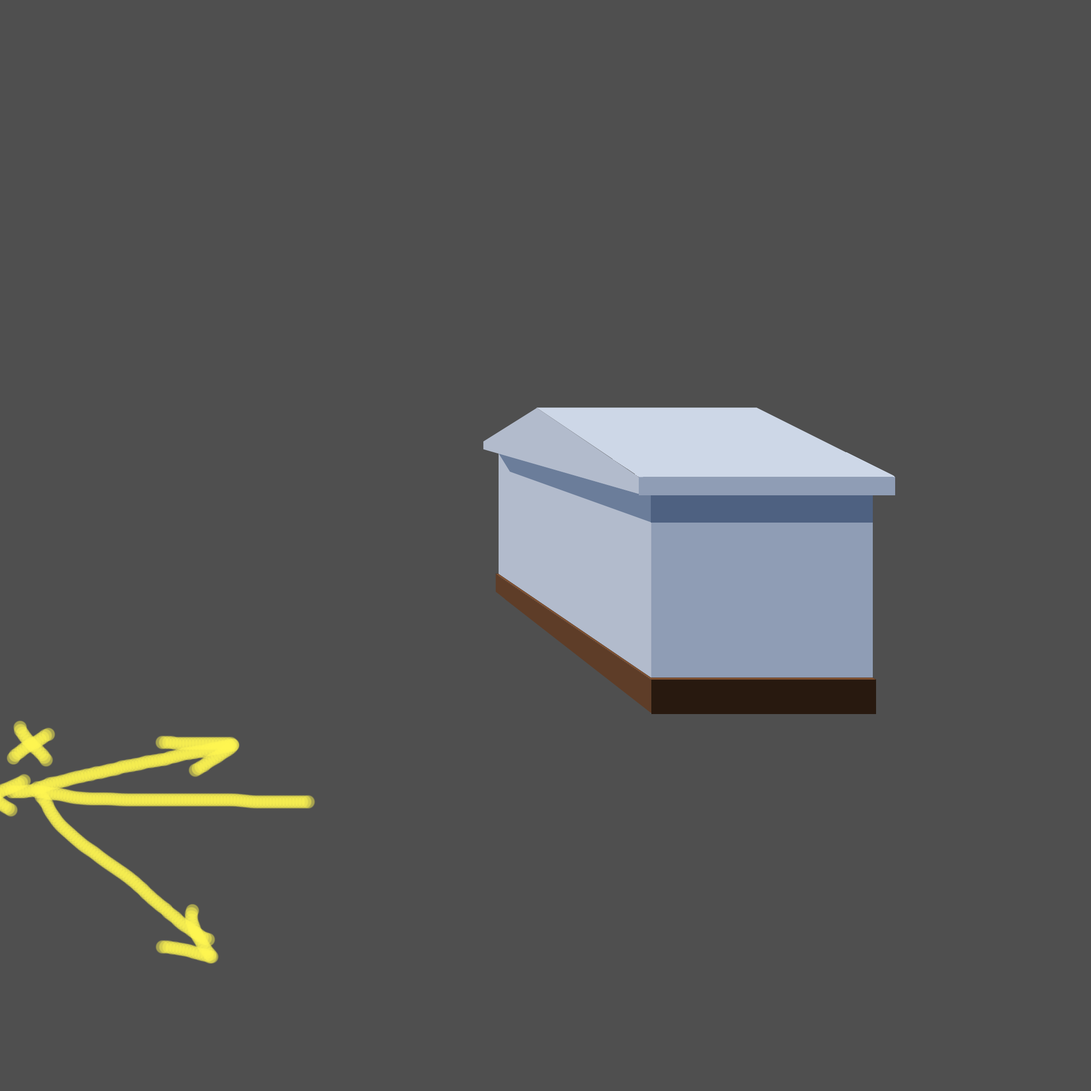
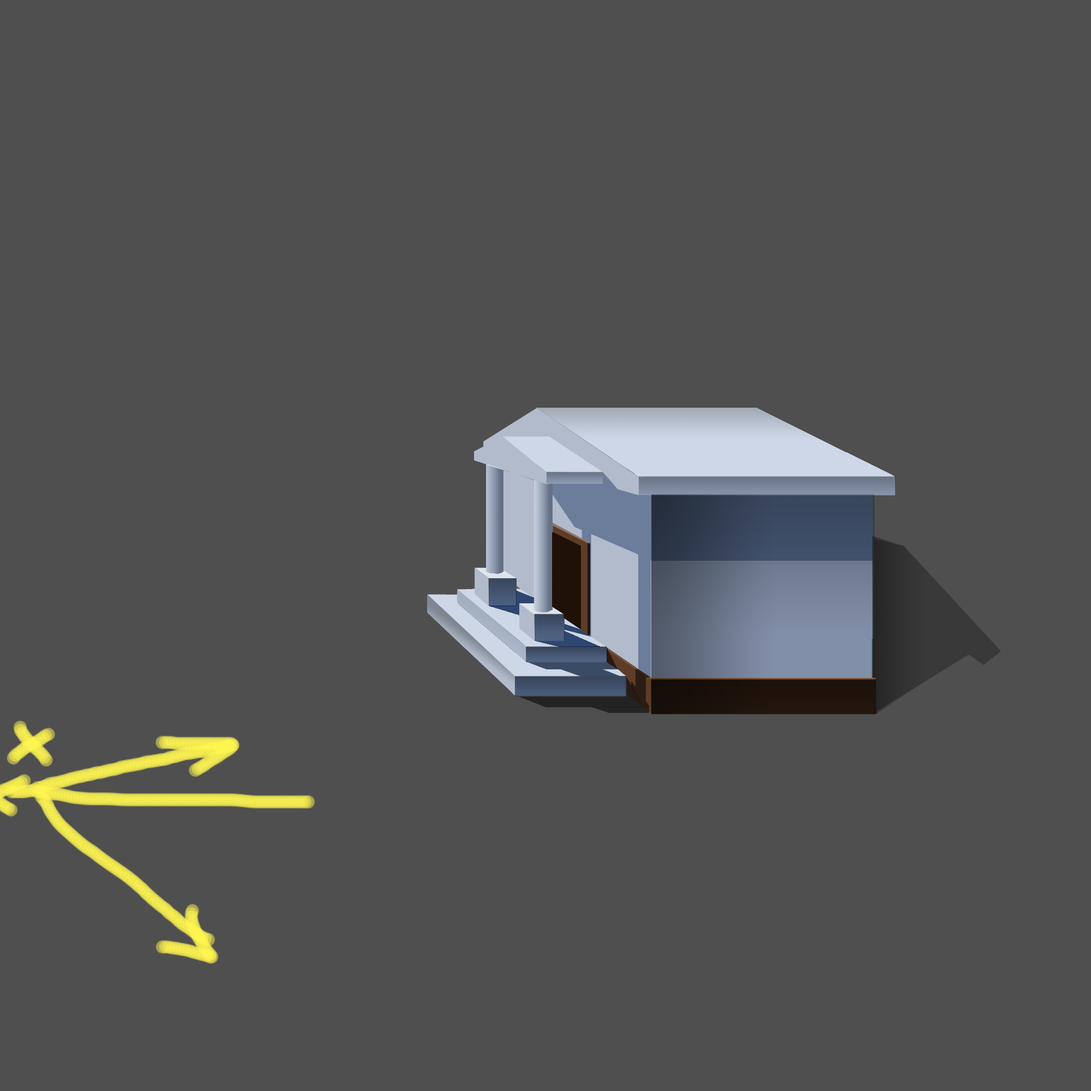
Before/after of a 1091px x 1091px layered artwork. What changed in the layer stack:
painted on "Слой 2" over <box>427,407,1002,715</box>
